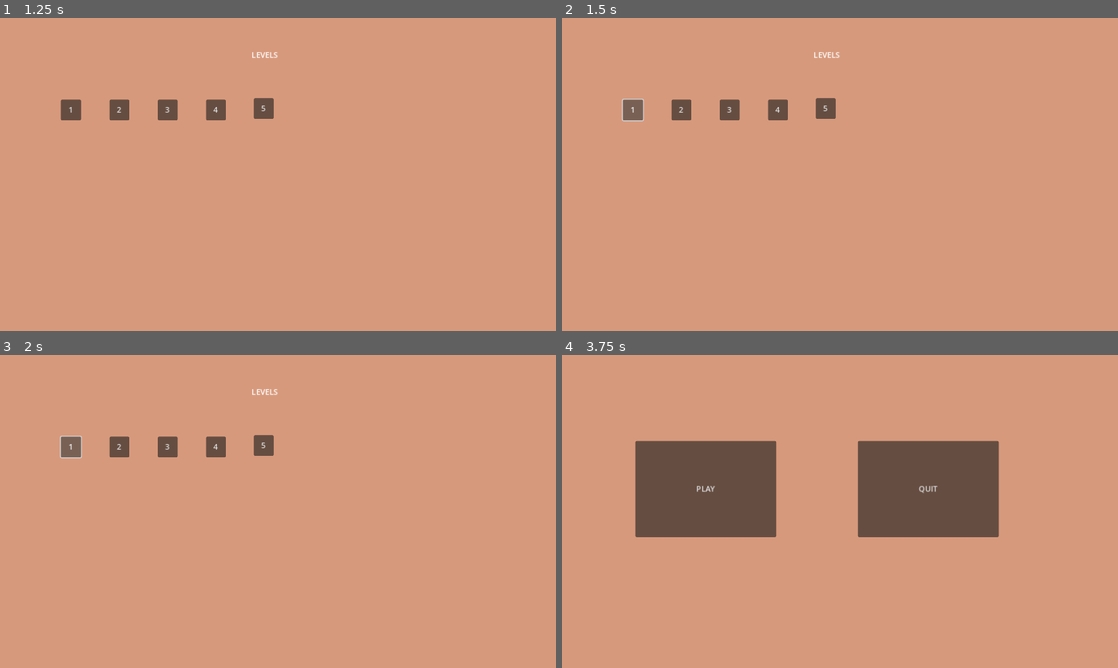
Above: before the commit, frames 1-4 (two rows, left to right).
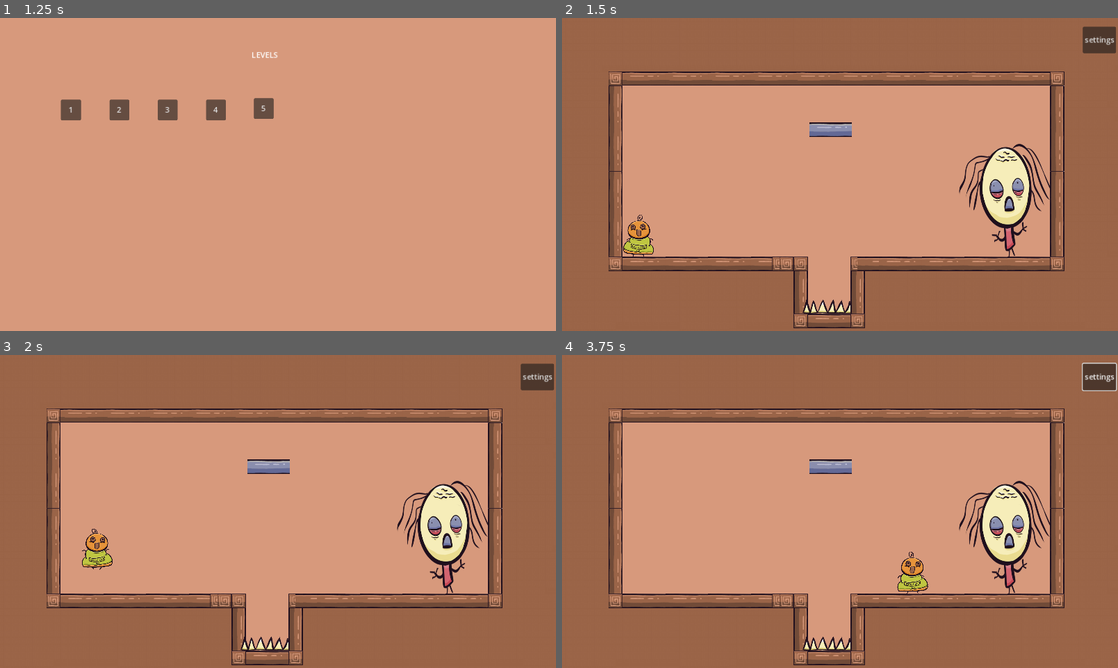
Above: after the commit, the same moments.

Repository: Yotambu100/The-hood-Five
Game: Godot game, scene res://main.tscn
The game is run twice, just before and just after one commit, with the same random seed, the same clock (stepped at 60 frames per second) and the same inputs.
Inputs (mouse positions are in pixels of both pictures, inside the frame that each line leads up to):
- Up to frame 1 (1.25 s): click "PLAY" at 0.5 s
- Up to frame 2 (1.5 s): click "1" at 1.25 s
- Up to frame 3 (2 s): no input
- Up to frame 4 (3.75 s): click (1101, 376) at 2 s, where only the run after the commit has a clickable "settings"; click (678, 445) at 2.75 s, where only the run before the commit has a clickable "2"; click (562, 358) at 3.52 s

Frame 1 is identical in both runs. In frame 2, 61% of the frame differs, in the area x 0-100%, y 0-100%; in frame 3, 61%; in frame 4, 75%.

Commit message:
revert level_real_1.tscn

Diff:
--- a/level_real_1.tscn
+++ b/level_real_1.tscn
@@ -7,10 +7,8 @@
 [ext_resource type="PackedScene" uid="uid://y22qwdmagkle" path="res://AutoPlayer/Player.tscn" id="4_l66rh"]
 [ext_resource type="Texture2D" uid="uid://cs4sk8a0rywf5" path="res://logs/background.png" id="4_vqu1b"]
 [ext_resource type="AudioStream" uid="uid://m8cn6bag7rg4" path="res://music/The Urban Groove - Hanu Dixit.mp3" id="5_ax5xo"]
-[ext_resource type="Texture2D" uid="uid://cpbkifti6mk74" path="res://AutoPlayer/Player_idle1.png" id="7_jvhgs"]
-[ext_resource type="Texture2D" uid="uid://bk0uwxhqvcjfv" path="res://player/Player hands up.png" id="8_klv6e"]
+[ext_resource type="Texture2D" uid="uid://hwq2qcy6n46k" path="res://images/mother.png" id="10_lb0ix"]
 [ext_resource type="PackedScene" uid="uid://b5fwak6yrhgoo" path="res://movable/DraggableLog/DraggableLog.tscn" id="11_6pyrq"]
-[ext_resource type="PackedScene" uid="uid://di883upe2yqy5" path="res://Momy/Momy.tscn" id="11_7h2op"]
 
 [sub_resource type="TileSetAtlasSource" id="TileSetAtlasSource_snjxs"]
 texture = ExtResource("2_s2x5d")
@@ -77,17 +75,14 @@
 sources/5 = SubResource("TileSetAtlasSource_4xon2")
 sources/8 = SubResource("TileSetAtlasSource_q18pu")
 
-[sub_resource type="SpriteFrames" id="SpriteFrames_5s3n2"]
+[sub_resource type="SpriteFrames" id="SpriteFrames_rl430"]
 animations = [{
 "frames": [{
 "duration": 1.0,
-"texture": ExtResource("7_jvhgs")
-}, {
-"duration": 1.0,
-"texture": ExtResource("8_klv6e")
+"texture": ExtResource("10_lb0ix")
 }],
 "loop": true,
-"name": &"player_move",
+"name": &"default",
 "speed": 5.0
 }]
 
@@ -103,9 +98,6 @@
 format = 2
 layer_0/tile_data = PackedInt32Array(6750462, 5, 0, 2228235, 5, 2, 2228241, 5, 2, 2228247, 5, 2, 2228253, 5, 2, 2228271 …(22677 unchanged characters)…
 
-[node name="DraggableLog" parent="CanvasLayer" instance=ExtResource("11_6pyrq")]
-position = Vector2(549, 224)
-
 [node name="ColorRect" type="ColorRect" parent="CanvasLayer"]
 visible = false
 anchors_preset = 15
@@ -114,18 +106,7 @@
 grow_horizontal = 2
 grow_vertical = 2
 
-[node name="Player" parent="." instance=ExtResource("4_l66rh")]
-position = Vector2(187, 550)
-
-[node name="AnimatedSprite2D2" type="AnimatedSprite2D" parent="Player"]
-position = Vector2(-3, -3)
-scale = Vector2(0.05, 0.05)
-sprite_frames = SubResource("SpriteFrames_5s3n2")
-animation = &"player_move"
-autoplay = "player_move"
-frame_progress = 0.827327
-
-[node name="ButtonSettings" type="Button" parent="CanvasLayer"]
+[node name="Button" type="Button" parent="CanvasLayer"]
 offset_left = 1079.0
 offset_top = 18.0
 offset_right = 1135.0
@@ -134,9 +115,7 @@
 
 [node name="AudioStreamPlayer" type="AudioStreamPlayer" parent="."]
 stream = ExtResource("5_ax5xo")
-
-[node name="Momy" parent="." instance=ExtResource("11_7h2op")]
-position = Vector2(928, 418)
+autoplay = true
 
 [node name="CharacterBody2D" parent="." instance=ExtResource("4_l66rh")]
 position = Vector2(187, 550)
@@ -149,5 +128,4 @@
 [node name="DraggableLog" parent="." instance=ExtResource("11_6pyrq")]
 position = Vector2(576, 314)
 
-[connection signal="pressed" from="CanvasLayer/ButtonSettings" to="." method="_on_button_pressed"]
-[connection signal="pressed" from="CanvasLayer/ButtonSettings" to="." method="_on_button_settings_pressed"]
+[connection signal="pressed" from="CanvasLayer/Button" to="." method="_on_button_pressed"]
Not shown: 1 places in level_real_1.tscn that only renumber resources
